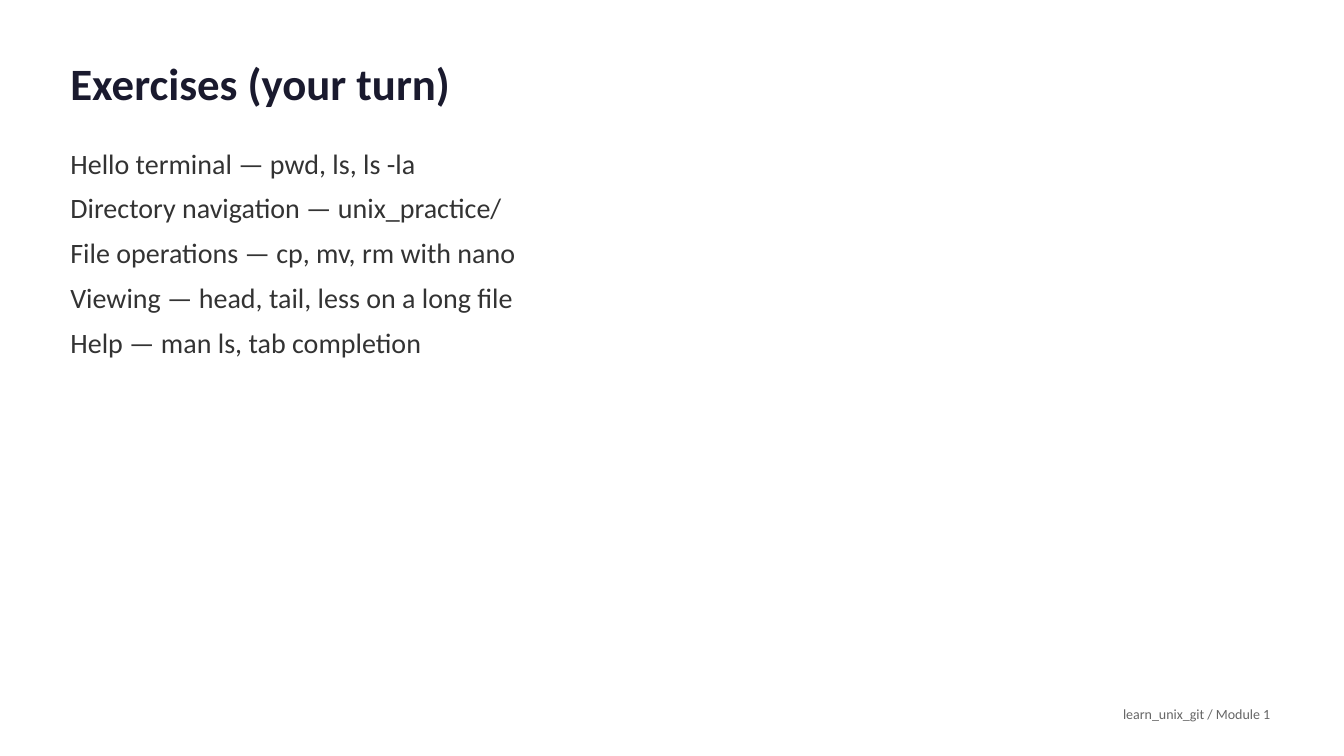
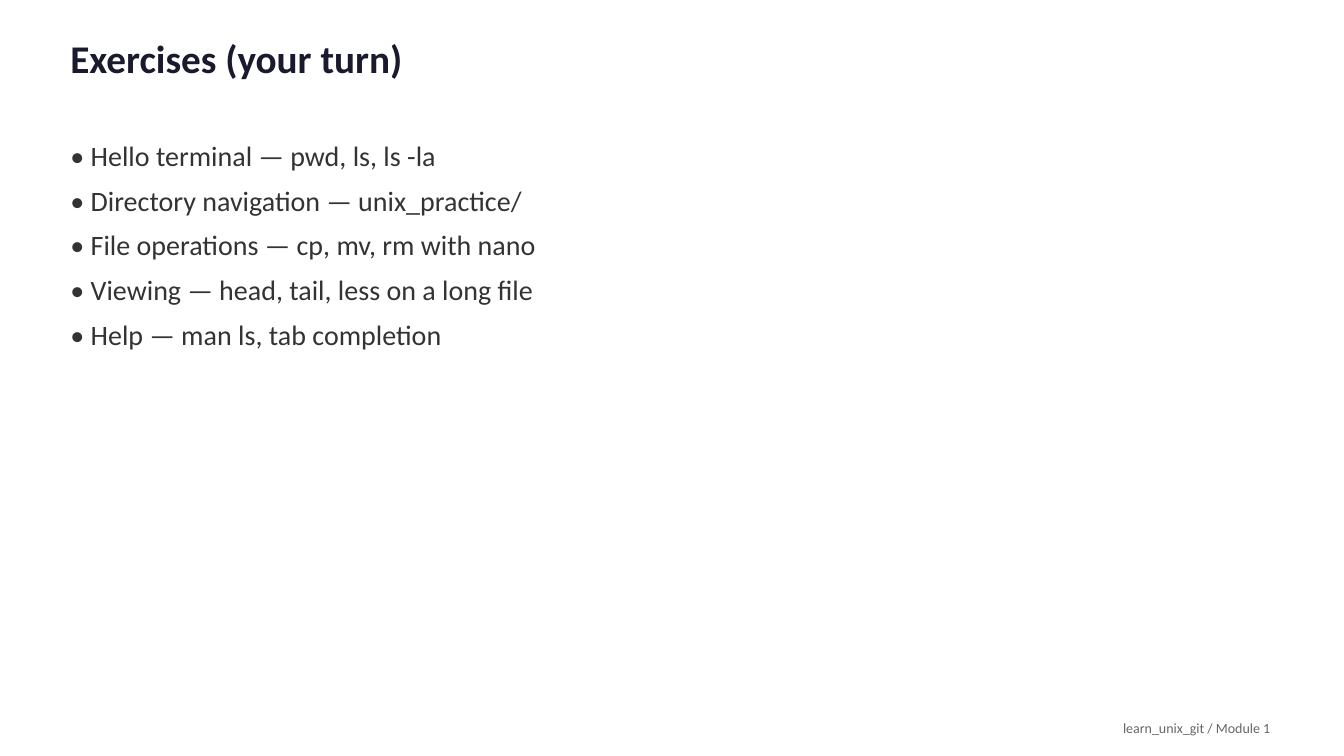
Before and after one commit to universal-verification-methodology/learn_unix_git, a slide deck: slide 19 of media/module1/slides.pptx. Drawn at 1344x756 pixels with LibreOffice and Linux fonts; fonts in the diff are those of the drawing. Boxes give left, top, right and bottom in pixels: in the first picture for what was removed or moved away, otherwise in the second. Text is boxed around its words. In the diff, an @@ line names an element or a change of style, - is before the commit and + after.

```diff
--- a/media/module1/slides.pptx
+++ b/media/module1/slides.pptx
@@ text "Exercises (your turn)" at (70, 44, 403, 79): size 32 to 28 pt; line spacing 1 to 22pt @@
@@ text at (91, 146, 536, 350): text changed @@
-Hello terminal — pwd, ls, ls -la
-Directory navigation — unix_practice/
-File operations — cp, mv, rm with nano
-Viewing — head, tail, less on a long file
-Help — man ls, tab completion
+• Hello terminal — pwd, ls, ls -la
+• Directory navigation — unix_practice/
+• File operations — cp, mv, rm with nano
+• Viewing — head, tail, less on a long file
+• Help — man ls, tab completion
@@ text "learn_unix_git / Module 1" at (1123, 723, 1270, 736): line spacing 1 to 22pt @@
```
Also in this commit, not shown: 19 other slides changed, 53 other files.
